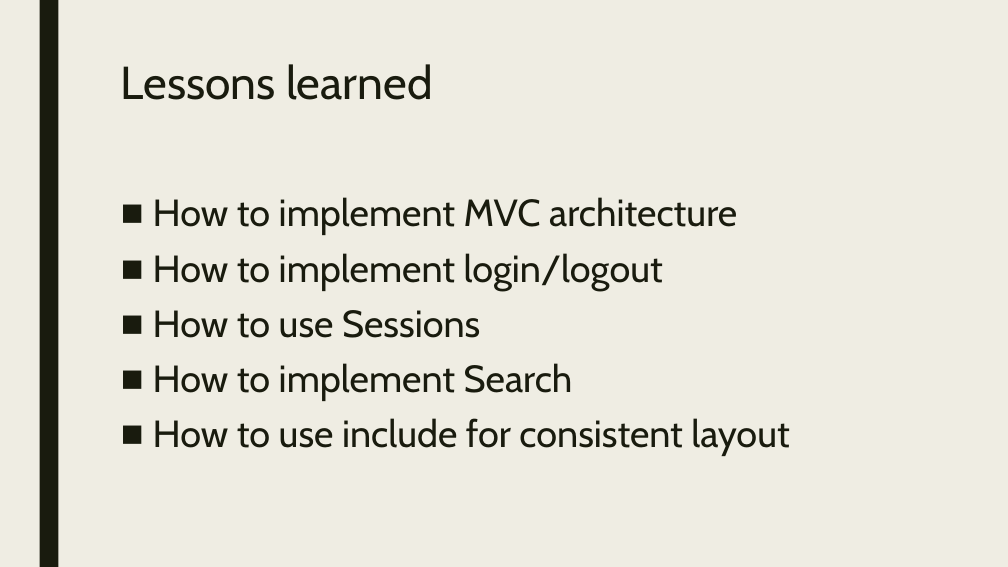
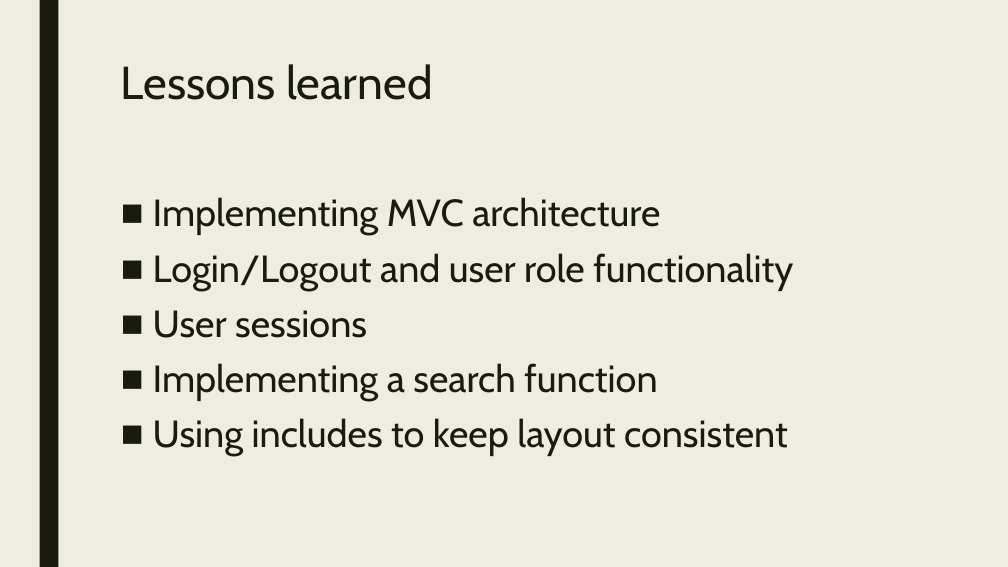
Before and after one commit to Valini/OfficeGit, a slide deck: slide 5 of The OfficePPT.pptx. Drawn at 1008x567 pixels with LibreOffice and Linux fonts; fonts in the diff are those of the drawing. Boxes give left, top, right and bottom in pixels: in the first picture for what was removed or moved away, otherwise in the second. Text is boxed around its words. In the diff, an @@ line names an element or a change of style, - is before the commit and + after.

```diff
--- a/The OfficePPT.pptx
+++ b/The OfficePPT.pptx
@@ text at (153, 197, 793, 456): text changed @@
-■ How to implement MVC architecture
-■ How to implement login/logout
-■ How to use Sessions
-■ How to implement Search
-■ How to use include for consistent layout
+■ Implementing MVC architecture
+■ Login/Logout and user role functionality
+■ User sessions
+■ Implementing a search function
+■ Using includes to keep layout consistent
```
Also in this commit, not shown: 2 other slides changed.
